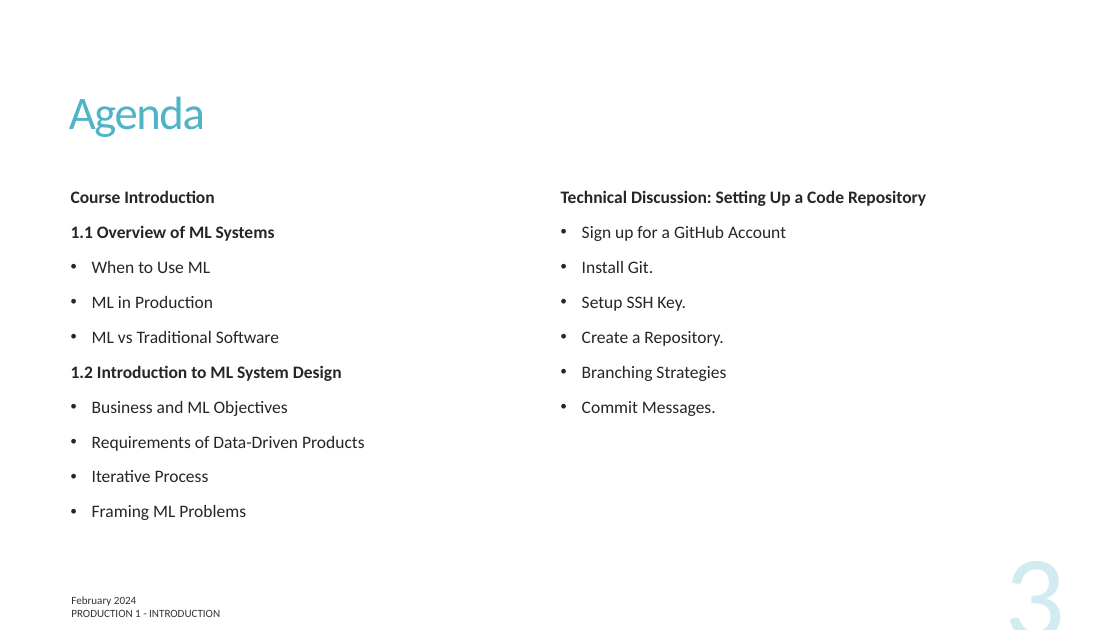
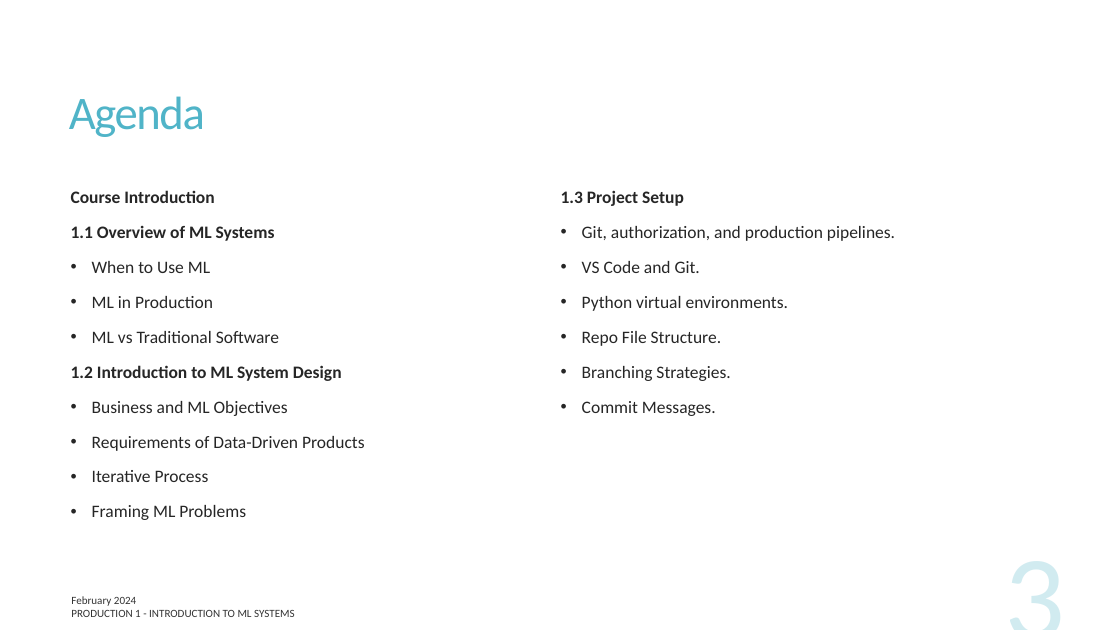
Before and after one commit to UofT-DSI/production, a slide deck: slide 3 of lessons/part_1/production_1.pptx. Drawn at 1120x630 pixels with LibreOffice and Linux fonts; fonts in the diff are those of the drawing. Boxes give left, top, right and bottom in pixels: in the first picture for what was removed or moved away, otherwise in the second. Text is boxed around its words. In the diff, an @@ line names an element or a change of style, - is before the commit and + after.

```diff
--- a/lessons/part_1/production_1.pptx
+++ b/lessons/part_1/production_1.pptx
@@ text at (x1=561, y1=190, x2=895, y2=381): text changed @@
-Technical Discussion: Setting Up a Code Repository
-• Sign up for a GitHub Account
-• Install Git.
-• Setup SSH Key.
-• Create a Repository.
-• Branching Strategies
+1.3 Project Setup
+• Git, authorization, and production pipelines.
+• VS Code and Git.
+• Python virtual environments.
+• Repo File Structure.
+• Branching Strategies.
@@ text at (x1=71, y1=610, x2=295, y2=617): text changed @@
-PRODUCTION 1 - INTRODUCTION
+PRODUCTION 1 - INTRODUCTION TO ML SYSTEMS
```
Also in this commit, not shown: 25 other slides changed, 11 other files.
